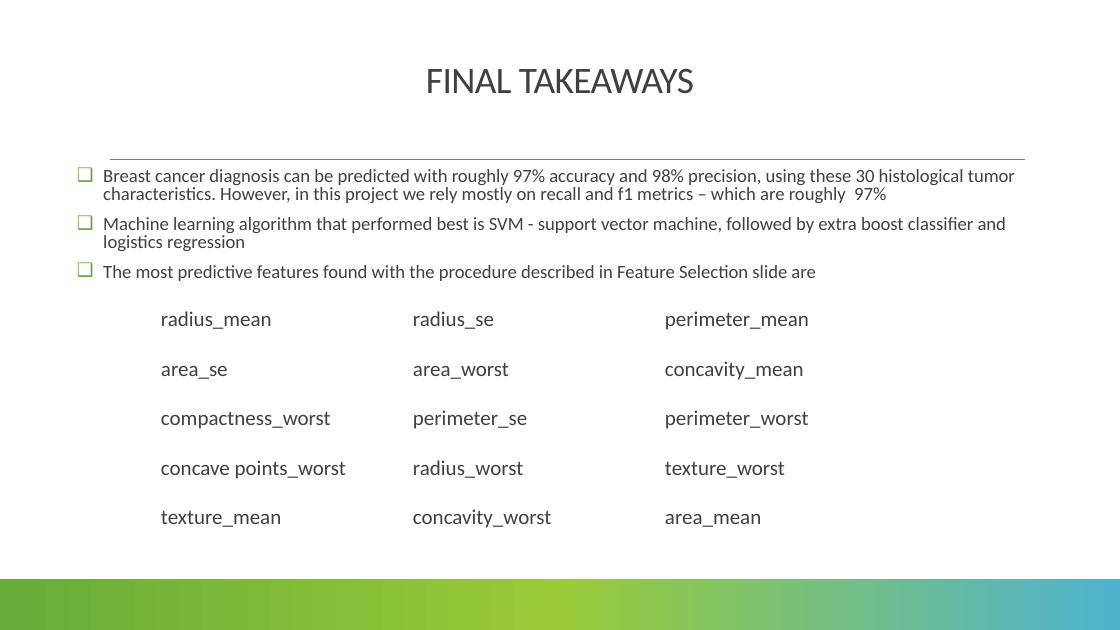
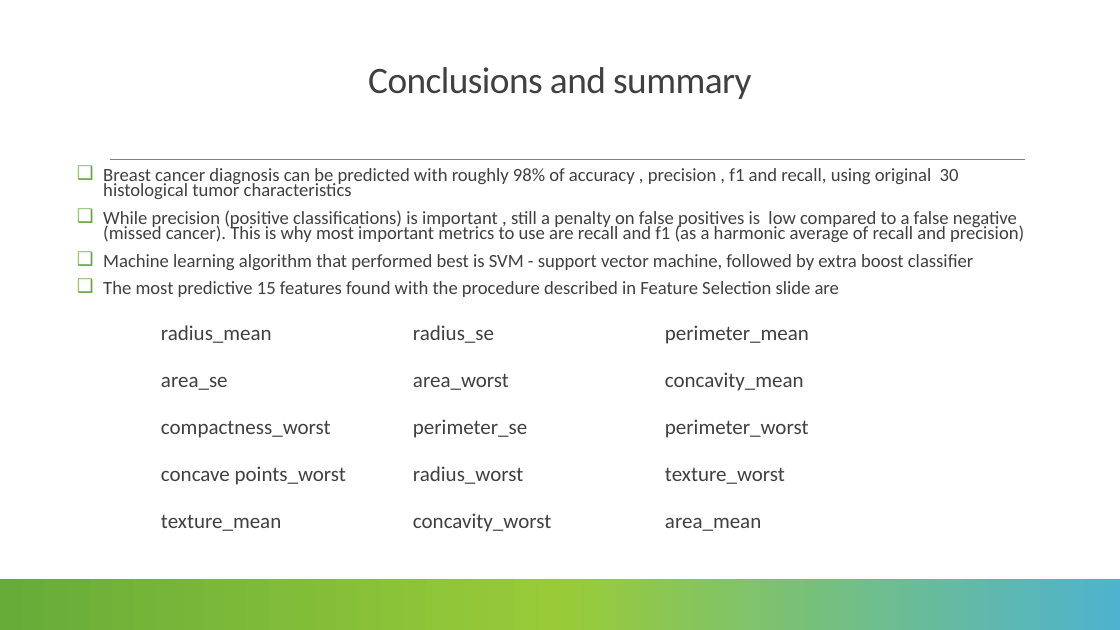
Before and after one commit to lmanov1/CancerPrediction, a slide deck: slide 14 of PROJECT_PRESENTATION.pptx (slide 12 before the commit). Drawn at 1120x630 pixels with LibreOffice and Linux fonts; fonts in the diff are those of the drawing. Boxes give left, top, right and bottom in pixels: in the first picture for what was removed or moved away, otherwise in the second. Text is boxed around its words. In the diff, an @@ line names an element or a change of style, - is before the commit and + after.

```diff
--- a/PROJECT_PRESENTATION.pptx
+++ b/PROJECT_PRESENTATION.pptx
@@ title at (x1=368, y1=67, x2=751, y2=99): text changed @@
-FINAL TAKEAWAYS
+Conclusions and summary
@@ text at (x1=103, y1=168, x2=1024, y2=297): text changed @@
-❑ Breast cancer diagnosis can be predicted with roughly 97% accuracy and 98% precision, using these 30 histological tumor characteristics. However, in this project we rely mostly on recall and f1 metrics – which are roughly 97%
-❑ Machine learning algorithm that performed best is SVM - support vector machine, followed by extra boost classifier and logistics regression
-❑ The most predictive features found with the procedure described in Feature Selection slide are
+❑ Breast cancer diagnosis can be predicted with roughly 98% of accuracy , precision , f1 and recall, using original 30 histological tumor characteristics
+❑ While precision (positive classifications) is important , still a penalty on false positives is low compared to a false negative (missed cancer). This is why most important metrics to use are recall and f1 (as a harmonic average of recall and precision)
+❑ Machine learning algorithm that performed best is SVM - support vector machine, followed by extra boost classifier
+❑ The most predictive 15 features found with the procedure described in Feature Selection slide are
@@ text at (x1=161, y1=325, x2=809, y2=532): line spacing 1.5 to 1.4 @@
```
Also in this commit, not shown: 9 other slides changed, 2 slides added, 2 other files.
